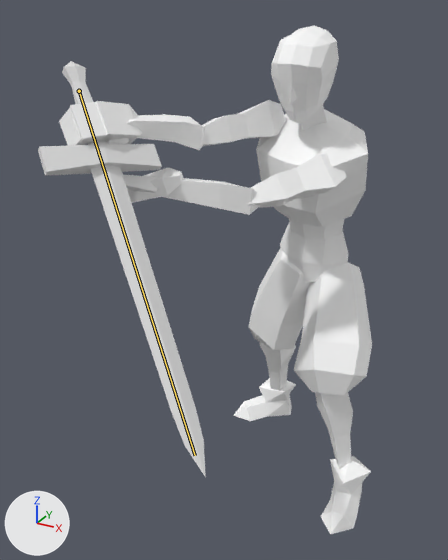
One commit to the glTF model entities/sword_figher/model/sword_fighter.glb: the scene before it, then after it.
One viewpoint serves both versions: a camera (50 mm lens) standing at (1.3, -3.87, 3.06) and looking at (-0.34, -0.89, 1.57). Lighting does not change. The marker at lower left points along +X, +Y and +Z. Both versions are drawn at frame 39 of the action 'off_taunt'; the numbers are the values there. The bones that change are drawn over the model as lines.

Objects in the first picture: 'Cube', 'sword'.
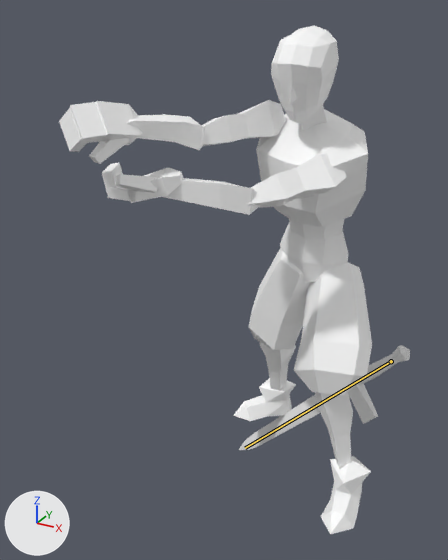
Where the change shows, as pixel boxes (x1, y1, x2, y2) in the pictures (448 x 560 px):
'sword', posed (75% shorter)
    before: (38, 61, 206, 477)
    after: (239, 345, 410, 450)
bone 'Stick', root to tip
    before: (79, 91) to (195, 455)
    after: (391, 361) to (245, 448)

The change in detail:
Bone 'Stick' (bone_stick) moves from (0.021, 1.669, -0.869) to (1.371, 0.279, 0.982).
Bone 'Stick' (bone_stick) turns from (83, 42, 22) to (131, -12, -67) degrees about its own x, y and z.
